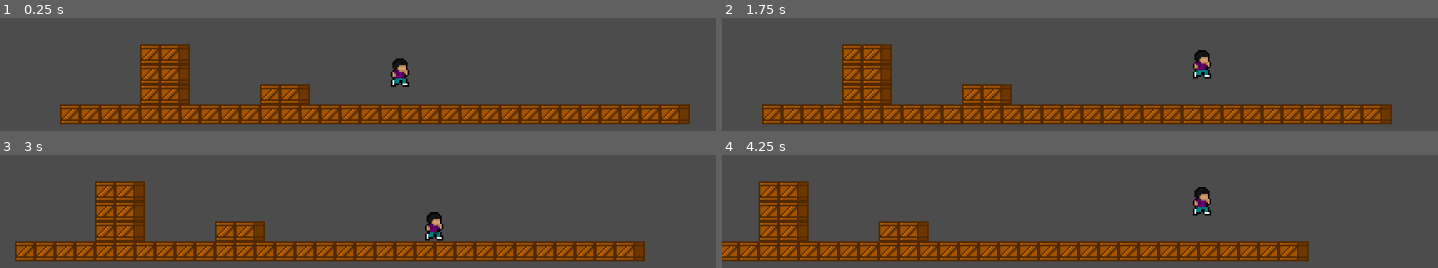
Above: before the commit, frames 1-4 (two rows, left to right).
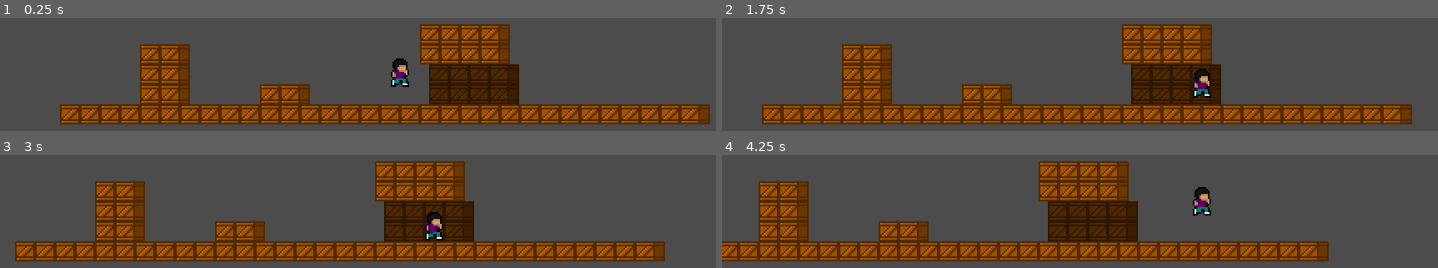
Above: after the commit, the same moments.

Repository: Guilherme-Calland/superMegaDorito
Game: Godot game, scene res://scenes/level/TestLevel.tscn
Two runs of this game, one before a commit and one after it. Both use one fixed random seed, a clock stepped at 60 frames per second and the inputs below.
Inputs:
- Up to frame 1 (0.25 s): no input
- Up to frame 2 (1.75 s): hold Shift (grab) 0.53-1.28 s; hold D (right) from 0.53 s (still down); tap W (jump) at 0.77, 1.52 s; tap Shift (grab) at 1.35 s
- Up to frame 3 (3 s): release D (right) at 2.03 s; hold A (left) 2.03-2.78 s; hold Shift (grab) 2.03-2.78 s; hold D (right) from 2.78 s (still down); tap Shift (grab) at 2.85 s
- Up to frame 4 (4.25 s): keep holding D (right); tap W (jump) at 3.02, 3.77 s; hold Shift (grab) from 3.53 s (still down)

The runs differ from the first frame. In frame 1, 9.5% of the frame differs, in the area x 58-100%, y 5-94%; in frame 2, 9.5%; in frame 3, 9.1%; in frame 4, 9.6%, in the area x 44-85%, y 5-94%.

Commit message:
bg boxes

Diff:
--- a/scenes/level/TestLevel.tscn
+++ b/scenes/level/TestLevel.tscn
@@ -17,8 +17,21 @@
 format = 1
 tile_data = PoolIntArray( -131085, 0, 0, -131084, 0, 0, -65549, 0, 0, -65548, 0, 0, -13, 0, 0, -12, 0, 0, -7, 0, 0, -6, 0, 0 )
 
-[node name="TileMap" type="TileMap" parent="."]
+[node name="WoodBoxTiles" type="TileMap" parent="."]
 tile_set = ExtResource( 1 )
 cell_size = Vector2( 12, 12 )
 format = 1
-tile_data = PoolIntArray( -131085, 536870912, 0, -131084, 536870912, 0, -65549, 536870912, 0, -65548, 536870912, 0, -13, 536870912, 0, -12, 536870912, 0, -7, 536870912, 0, -6, 536870912, 0, 65519, 536870912, 0, 65520, 536870912, 0, 65521, 536870912, 0, 65522, 536870912, 0, 65523, 536870912, 0, 65524, 536870912, 0, 65525, 536870912, 0, 65526, 536870912, 0, 65527, 536870912, 0, 65528, 536870912, 0, 65529, 536870912, 0, 65530, 536870912, 0, 65531, 536870912, 0, 65532, 536870912, 0, 65533, 536870912, 0, 65534, 536870912, 0, 65535, 536870912, 0, 0, 536870912, 0, 1, 536870912, 0, 2, 536870912, 0, 3, 536870912, 0, 4, 536870912, 0, 5, 536870912, 0, 6, 536870912, 0, 7, 536870912, 0, 8, 536870912, 0, 9, 536870912, 0, 10, 536870912, 0, 11, 536870912, 0, 12, 536870912, 0, 13, 536870912, 0 )
+tile_data = PoolIntArray( -262143, 536870912, 0, -262142, 536870912, 0, -262141, 536870912, 0, -262140, 536870912, 0, -131085, 536870912, 0, -131084, 536870912, 0, -196607, 536870912, 0, -196606, 536870912, 0, -196605, 536870912, 0, -196604, 536870912, 0, -65549, 536870912, 0, -65548, 536870912, 0, -13, 536870912, 0, -12, 536870912, 0, -7, 536870912, 0, -6, 536870912, 0, 65519, 536870912, 0, 65520, 536870912, 0, 65521, 536870912, 0, 65522, 536870912, 0, 65523, 536870912, 0, 65524, 536870912, 0, 65525, 536870912, 0, 65526, 536870912, 0, 65527, 536870912, 0, 65528, 536870912, 0, 65529, 536870912, 0, 65530, 536870912, 0, 65531, 536870912, 0, 65532, 536870912, 0, 65533, 536870912, 0, 65534, 536870912, 0, 65535, 536870912, 0, 0, 536870912, 0, 1, 536870912, 0, 2, 536870912, 0, 3, 536870912, 0, 4, 536870912, 0, 5, 536870912, 0, 6, 536870912, 0, 7, 536870912, 0, 8, 536870912, 0, 9, 536870912, 0, 10, 536870912, 0, 11, 536870912, 0, 12, 536870912, 0, 13, 536870912, 0, 14, 536870912, 0 )
+
+[node name="WoodBoxScenary" type="TileMap" parent="."]
+position = Vector2( -2.989, 0 )
+tile_set = ExtResource( 1 )
+cell_size = Vector2( 6, 6 )
+format = 1
+
+[node name="WoodBoxScenary2" type="TileMap" parent="."]
+position = Vector2( 5.482, 0 )
+tile_set = ExtResource( 1 )
+cell_size = Vector2( 12, 12 )
+format = 1
+tile_data = PoolIntArray( -131071, 536870913, 0, -131070, 536870915, 0, -131069, 536870913, 0, -131068, 536870913, 0, -65535, 536870913, 0, -65534, 536870915, 0, -65533, 536870913, 0, -65532, 536870913, 0 )
--- a/scenes/tile/WoodTiles.tscn
+++ b/scenes/tile/WoodTiles.tscn
@@ -1,6 +1,9 @@
-[gd_scene load_steps=3 format=2]
+[gd_scene load_steps=6 format=2]
 
 [ext_resource path="res://graphics/tile/wood/wood_box_1.png" type="Texture" id=1]
+[ext_resource path="res://graphics/tile/wood/wood_box_2.png" type="Texture" id=2]
+[ext_resource path="res://graphics/tile/wood/wood_box_3.png" type="Texture" id=3]
+[ext_resource path="res://graphics/tile/wood/wood_box_4.png" type="Texture" id=4]
 
 [sub_resource type="RectangleShape2D" id=2]
 extents = Vector2( 6, 6 )
@@ -8,7 +11,7 @@
 [node name="WoodTiles" type="Node2D"]
 
 [node name="Wood1" type="Sprite" parent="."]
-position = Vector2( 18, 10 )
+position = Vector2( 15, 10 )
 texture = ExtResource( 1 )
 
 [node name="StaticBody2D" type="StaticBody2D" parent="Wood1"]
@@ -17,3 +20,15 @@
 position = Vector2( 3, 0 )
 scale = Vector2( 1.036, 1.021 )
 shape = SubResource( 2 )
+
+[node name="Wood2" type="Sprite" parent="."]
+position = Vector2( 40, 10 )
+texture = ExtResource( 3 )
+
+[node name="Wood4" type="Sprite" parent="."]
+position = Vector2( 40, 30 )
+texture = ExtResource( 4 )
+
+[node name="Wood3" type="Sprite" parent="."]
+position = Vector2( 60, 10 )
+texture = ExtResource( 2 )
--- a/scripts/player/Audio.gd
+++ b/scripts/player/Audio.gd
@@ -1,17 +1,55 @@
 extends AudioStreamPlayer
 
-var unlocked = false
+var runAudioUnlocked = false
+var landingAudioUnlocked = false
+var wallTouchAudioUnlocked = false
+var ceilingTouchAudioUnlocked = false
 
-func emitAudio(sprite):
+var isOnFloor
+var isOnWall
+var isOnCeiling
+
+func emitAudio(sprite, flags):
+	unpackBundle(flags)
+
 	if sprite.animation == "run":
 		var frame = sprite.get_frame()
-		if unlocked:
+		if runAudioUnlocked:
 			if not playing:
 				stream = load("res://audio/0.ogg")
 				if frame%2 == 0:
 					play()
 
 		if frame == 2:
-			unlocked = true
+			runAudioUnlocked = true
 	else:
-		unlocked = false
+		runAudioUnlocked = false
+
+	if not isOnFloor:
+		landingAudioUnlocked = true
+	elif isOnFloor:
+		if landingAudioUnlocked:
+			stream = load("res://audio/0.ogg")
+			play()
+			landingAudioUnlocked = false
+
+	if not isOnWall:
+		wallTouchAudioUnlocked = true
+	elif isOnWall:
+		if wallTouchAudioUnlocked:
+			stream = load("res://audio/0.ogg")
+			play()
+			wallTouchAudioUnlocked = false
+
+	if not isOnCeiling:
+		ceilingTouchAudioUnlocked = true
+	elif isOnCeiling:
+		if ceilingTouchAudioUnlocked:
+			stream = load("res://audio/0.ogg")
+			play()
+			ceilingTouchAudioUnlocked = false
+
+func unpackBundle(flags):
+	isOnFloor = flags["isOnFloor"]
+	isOnWall = flags["isOnWall"]
+	isOnCeiling = flags["isOnCeiling"]
--- a/scripts/player/Movement.gd
+++ b/scripts/player/Movement.gd
@@ -13,8 +13,9 @@
 #flags
 var isOnFloor
 var isOnWall
+var isOnCeiling
+
 signal facingLeft
-
 signal motion
 
 func move(bundle):
@@ -42,6 +43,7 @@
 	#flags
 	isOnFloor = flags["isOnFloor"]
 	isOnWall = flags["isOnWall"]
+	isOnCeiling = flags["isOnCeiling"]
 
 func handleHorizontalPhysics():
 	if leftPressed:
@@ -60,6 +62,8 @@
 			motion.y = -jumpForce
 	elif not isOnFloor:
 		motion.y += gravity
+	if isOnCeiling:
+		motion.y = gravity
 
 func handleWallPhysics():
 	motion.y = 0
--- a/scripts/player/Player.gd
+++ b/scripts/player/Player.gd
@@ -20,7 +20,7 @@
 	updateBundle()
 	$Movement.move(bundle)
 	$Animation.animate($AnimatedSprite, bundle)
-	$Audio.emitAudio($AnimatedSprite)
+	$Audio.emitAudio($AnimatedSprite, flags)
 	move_and_slide(motion, Vector2(0,-1))
 
 func updateBundle():
--- a/tileSet/WoodTiles.tres
+++ b/tileSet/WoodTiles.tres
@@ -1,6 +1,9 @@
-[gd_resource type="TileSet" load_steps=3 format=2]
+[gd_resource type="TileSet" load_steps=6 format=2]
 
 [ext_resource path="res://graphics/tile/wood/wood_box_1.png" type="Texture" id=1]
+[ext_resource path="res://graphics/tile/wood/wood_box_2.png" type="Texture" id=2]
+[ext_resource path="res://graphics/tile/wood/wood_box_3.png" type="Texture" id=3]
+[ext_resource path="res://graphics/tile/wood/wood_box_4.png" type="Texture" id=4]
 
 [sub_resource type="RectangleShape2D" id=2]
 extents = Vector2( 6, 6 )
@@ -27,3 +30,45 @@
 "shape_transform": Transform2D( 1.036, 0, 0, 1.021, 12, 6 )
 } ]
 0/z_index = 0
+1/name = "Wood2"
+1/texture = ExtResource( 3 )
+1/tex_offset = Vector2( 0, 0 )
+1/modulate = Color( 1, 1, 1, 1 )
+1/region = Rect2( 0, 0, 18, 12 )
+1/tile_mode = 0
+1/occluder_offset = Vector2( 9, 6 )
+1/navigation_offset = Vector2( 9, 6 )
+1/shape_offset = Vector2( 0, 0 )
+1/shape_transform = Transform2D( 1, 0, 0, 1, 0, 0 )
+1/shape_one_way = false
+1/shape_one_way_margin = 0.0
+1/shapes = [  ]
+1/z_index = 0
+2/name = "Wood3"
+2/texture = ExtResource( 2 )
+2/tex_offset = Vector2( 0, 0 )
+2/modulate = Color( 1, 1, 1, 1 )
+2/region = Rect2( 0, 0, 9, 6 )
+2/tile_mode = 0
+2/occluder_offset = Vector2( 4.5, 3 )
+2/navigation_offset = Vector2( 4.5, 3 )
+2/shape_offset = Vector2( 0, 0 )
+2/shape_transform = Transform2D( 1, 0, 0, 1, 0, 0 )
+2/shape_one_way = false
+2/shape_one_way_margin = 0.0
+2/shapes = [  ]
+2/z_index = 0
+3/name = "Wood4"
+3/texture = ExtResource( 4 )
+3/tex_offset = Vector2( 0, 0 )
+3/modulate = Color( 1, 1, 1, 1 )
+3/region = Rect2( 0, 0, 18, 12 )
+3/tile_mode = 0
+3/occluder_offset = Vector2( 9, 6 )
+3/navigation_offset = Vector2( 9, 6 )
+3/shape_offset = Vector2( 0, 0 )
+3/shape_transform = Transform2D( 1, 0, 0, 1, 0, 0 )
+3/shape_one_way = false
+3/shape_one_way_margin = 0.0
+3/shapes = [  ]
+3/z_index = 0
Binary file added: graphics/tile/wood/wood_box_2.png
Not shown, added: graphics/tile/wood/wood_box_2.png.import
Binary file added: graphics/tile/wood/wood_box_3.png
Not shown, added: graphics/tile/wood/wood_box_3.png.import
Binary file added: graphics/tile/wood/wood_box_4.png
Not shown, added: graphics/tile/wood/wood_box_4.png.import
